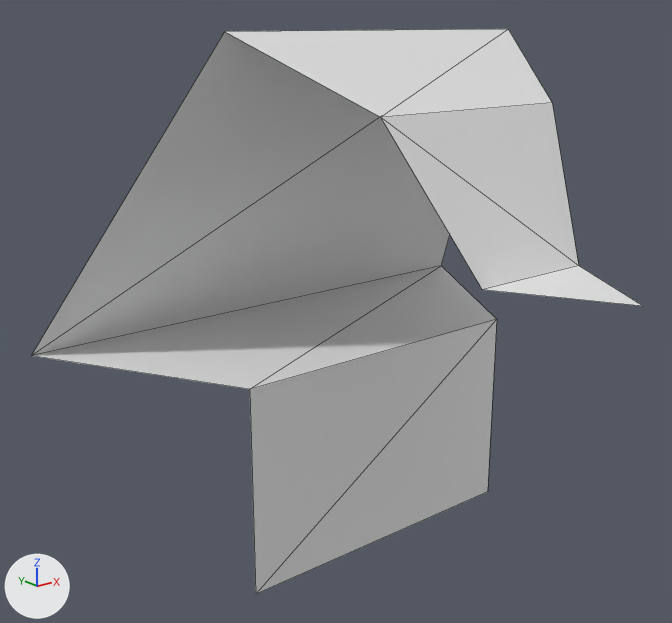
Two versions of the OBJ model static/CityGenerator/BuildingParts/Roof_AA_AA_BA.obj, one commit apart.
Before and after are seen from a camera (50 mm lens) standing at (-0.901, -1.436, 0.808) and looking at (-0.087, -0.419, 0.402). The axes (+X, +Y, +Z) are drawn at lower left. The lights are the same throughout. Mesh edges are drawn as thin lines. Where no turn or scale is listed for an object, it has been applied to the vertices.

Objects in the first picture: 'Roof-AA-AA-BA_Plane.003'.
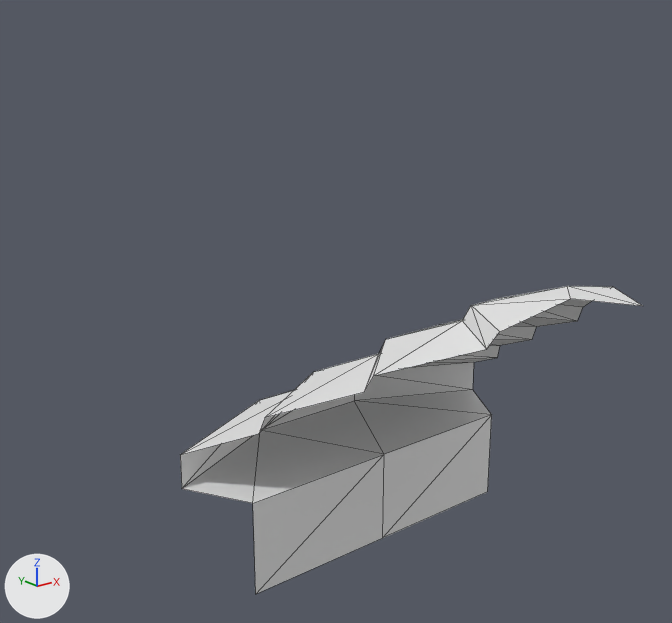
The change, as a diff of the scene's bpy script:
```diff
--- a/static/CityGenerator/BuildingParts/Roof_AA_AA_BA.obj.py
+++ b/static/CityGenerator/BuildingParts/Roof_AA_AA_BA.obj.py
@@ me_roof_aa_aa_ba_plane_003 @@
 # used by ob_roof_aa_aa_ba_plane_003; location = (0.0, 0.0, 0.0)
-me_roof_aa_aa_ba_plane_003.from_pydata(...)  # 13 vertices, 11 faces; spans x -0.433..0.433, y -0.866..-0.116, z 0.0..0.795
+me_roof_aa_aa_ba_plane_003.from_pydata(...)  # 42 vertices, 58 faces; spans x -0.308..0.308, y -0.866..-0.235, z 0.0..0.5
+# me_roof_aa_aa_ba_plane_003 part 1
+# 10 vertices are removed from x -0.433..0.433, y -0.706..-0.116, z 0.325..0.795
+# 11 faces are deleted
+# 39 vertices are added at x -0.308..0.308, y -0.796..-0.235, z 0.0..0.5
+# 58 new faces join them
```

What differs and where, as boxes (x1, y1, x2, y2) in the pictures (672 x 623 px):
'Roof-AA-AA-BA_Plane.003', reshaped (24% narrower, 45% shorter)
    before: (31, 29, 643, 594)
    after: (180, 286, 643, 594)
